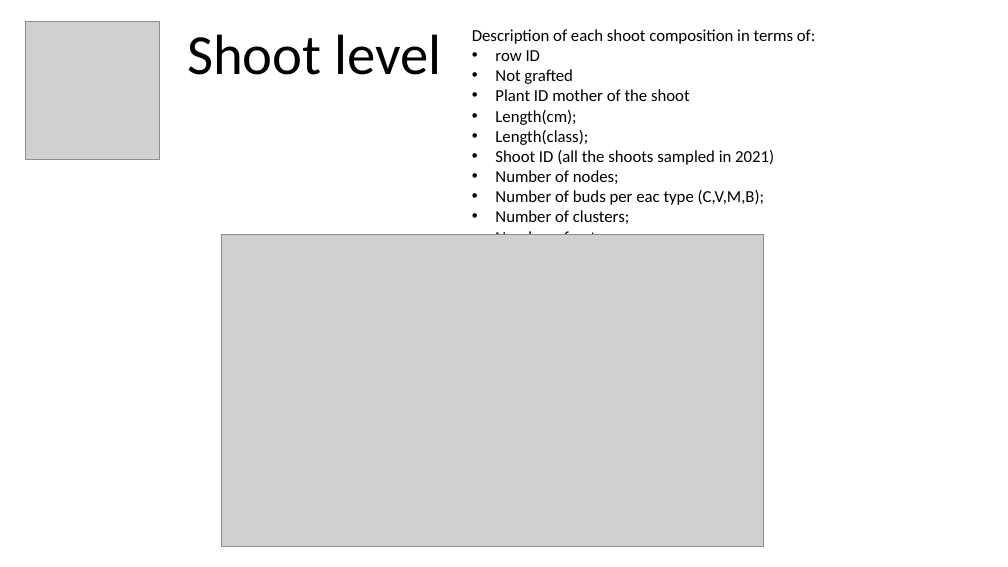
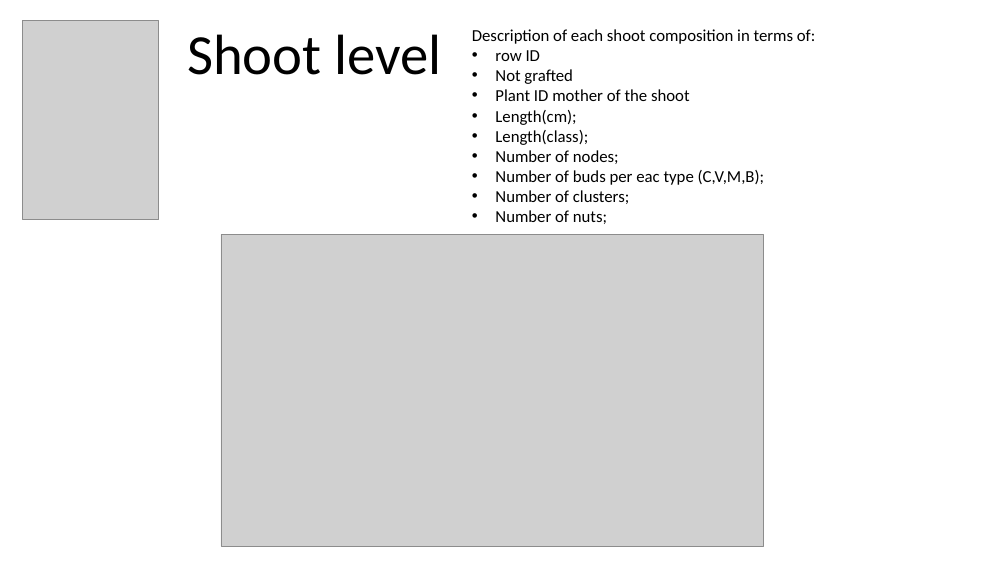
Before and after one commit to Corilana/L-HAZELNUT, a slide deck: slide 1 of dfexplanation.pptx. Drawn at 1008x567 pixels with LibreOffice and Linux fonts; fonts in the diff are those of the drawing; grey boxes stand for pictures. Boxes give left, top, right and bottom in pixels: in the first picture for what was removed or moved away, otherwise in the second. Text is boxed around its words. In the diff, an @@ line names an element or a change of style, - is before the commit and + after.

```diff
--- a/dfexplanation.pptx
+++ b/dfexplanation.pptx
@@ picture: place and size @@
-picture at box(26, 22, 160, 160)
+picture at box(23, 20, 159, 220)
@@ text at box(495, 150, 774, 165): paragraph removed @@
-• Shoot ID (all the shoots sampled in 2021)
```
Also in this commit, not shown: 2 other slides changed, 1 slide added, 9 other files.
